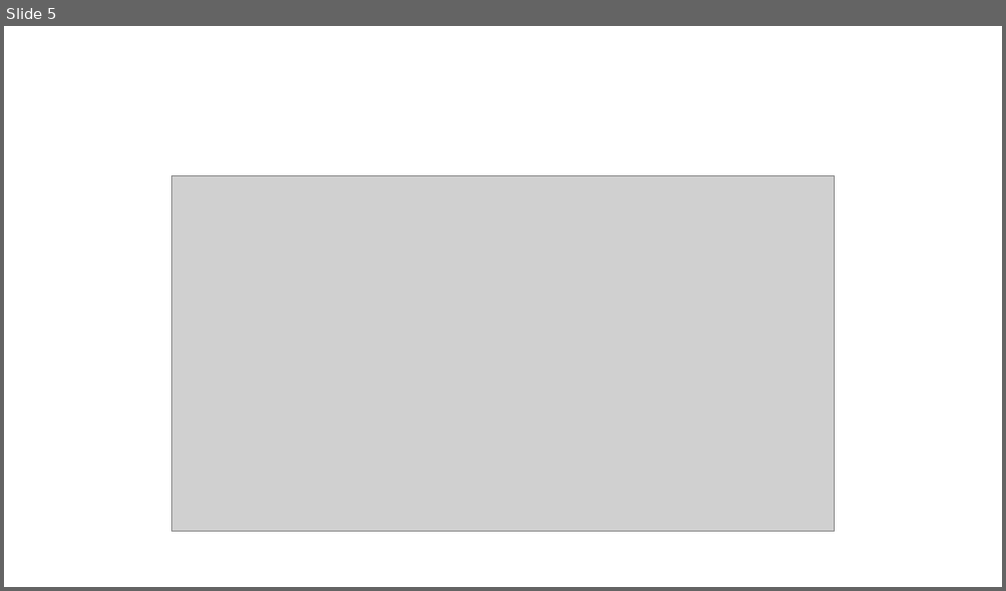
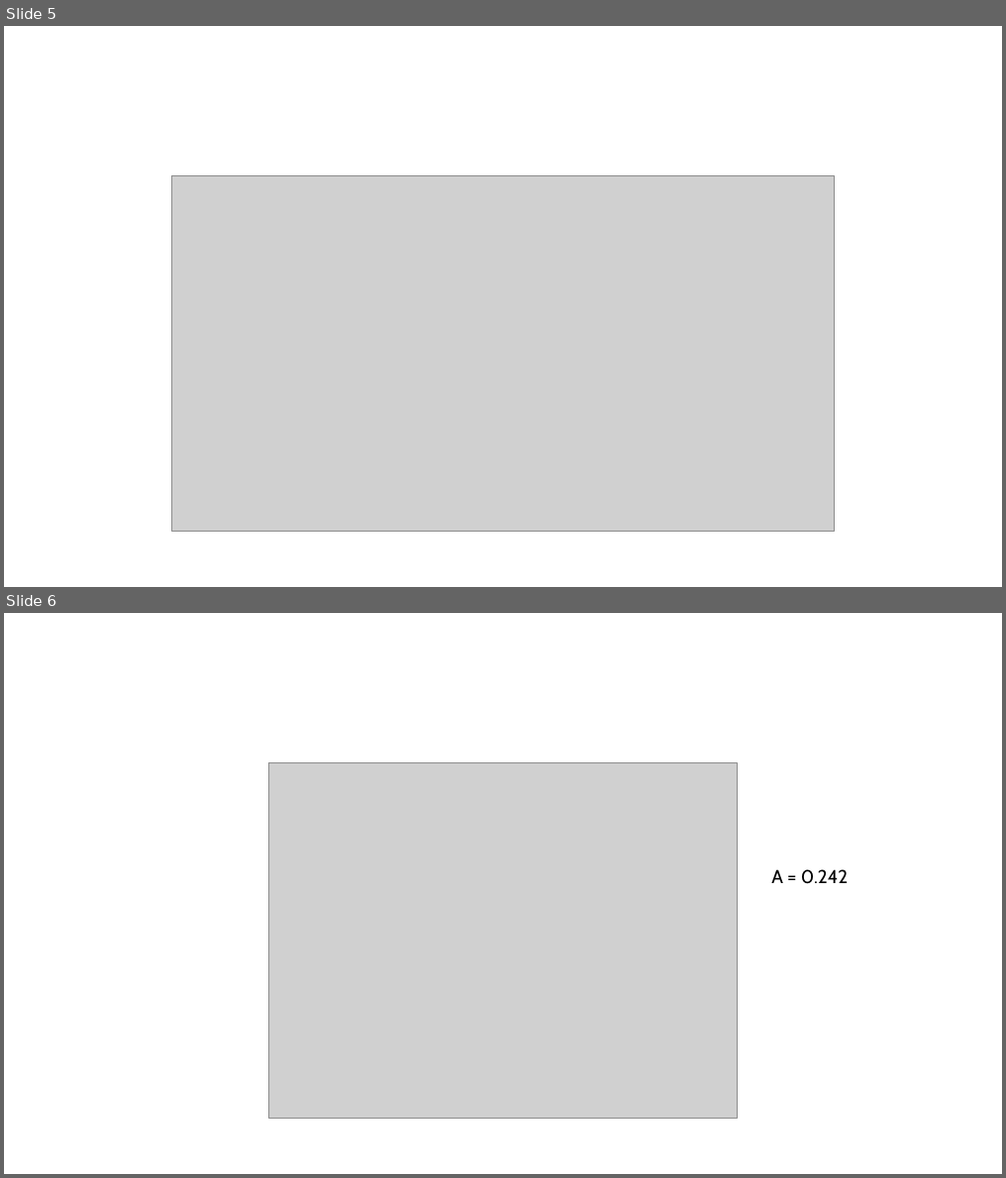
Before and after one commit to joshlwhitehead/work, a slide deck: analysis/fluorimeter/fluoroStack/fluoroStackTolerance.pptx. Shown one above the other, each under a label of ours: slide 5 before the commit, slides 5 and 6 after it. The pictures are 1006x591 and 1006x1178 pixels, drawn with LibreOffice and Linux fonts; fonts in the diff are those of the drawing; grey boxes stand for pictures. Boxes give left, top, right and bottom in pixels: in the first picture for what was removed or moved away, otherwise in the second. Text is boxed around its words. In the diff, an @@ line names an element or a change of style, - is before the commit and + after.

```diff
--- a/analysis/fluorimeter/fluoroStack/fluoroStackTolerance.pptx
+++ b/analysis/fluorimeter/fluoroStack/fluoroStackTolerance.pptx
@@ slide 6 added at <box>4,613,1002,1174</box>, background #FFFFFF @@
@@ picture added at <box>269,763,738,1118</box> @@
@@ text added at <box>771,869,847,884</box>, 18 pt, text #000000 @@
+A = 0.242
```
Also in this commit, not shown: 4 other slides added, 2 slides removed, 3 other files.
